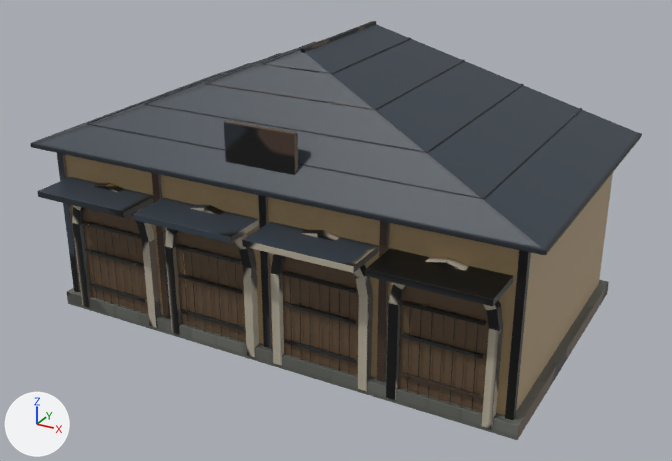
Two versions of the FBX model Assets/Models/Kingdom/City/Models/Stable.fbx, one commit apart.
Rendered twice from a camera (50 mm lens) standing at (12.46, -22.95, 13.8) and looking at (0.33, -0.89, 2.77). Lighting does not change. The marker at lower left points along +X, +Y and +Z. The first picture is the older version. Where no turn or scale is listed for an object, it has been applied to the vertices. Vertices at exactly the same position are counted once.

Names of what the first picture shows: 'Stable.001'.
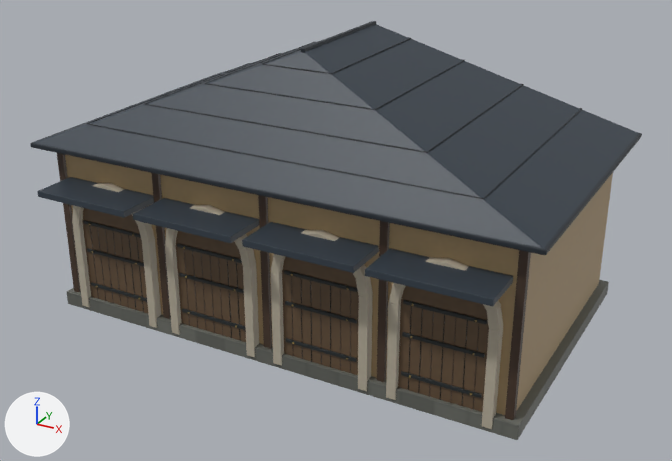
The change in detail:
me_cube_001 is used by ob_stable_001; location (0.0, 0.0, 0.0).
me_cube_001 had 6178 vertices, 11992 faces and spanned x -7.6..7.6, y -5.5..4.7, z 0.0..8.4.
me_cube_001 now has 6122 vertices, 11884 faces and spans x -7.6..7.6, y -5.5..4.7, z 0.0..8.4.
me_cube_001 part 1: the loose piece of 56 vertices spanning x -1.0..1.0, y -4.3..-4.1, z 5.0..6.8 is deleted.
me_cube_001 part 2: 219 vertices moved from x -6.1..6.1, y -4.4, z 0.1..2.9 to x -6.1..6.1, y -4.4..-4.3, z 0.1..2.9; 625 vertices removed from x -6.3..6.3, y -4.4, z 0.9..3.0; 625 vertices added at x -6.3..6.3, y -4.3, z 0.9..3.0.
me_cube_001 part 3: 8502 kept faces spanning x -7.6..7.6, y -5.5..4.7, z 0.0..8.4 get new texture (UV) coordinates.

Location of each change, (x1, y1, x2, y2) in pixels of the pictures (672 x 461 px; the box of a moved part takes in the faces that stretch with it):
part 1 of me_cube_001, deleted: before (224, 121, 298, 175)
part 2 of me_cube_001, moved or reshaped: before (82, 221, 486, 410); after (84, 220, 487, 408)
part 3 of me_cube_001, surface changed: (38, 21, 609, 437) in both
